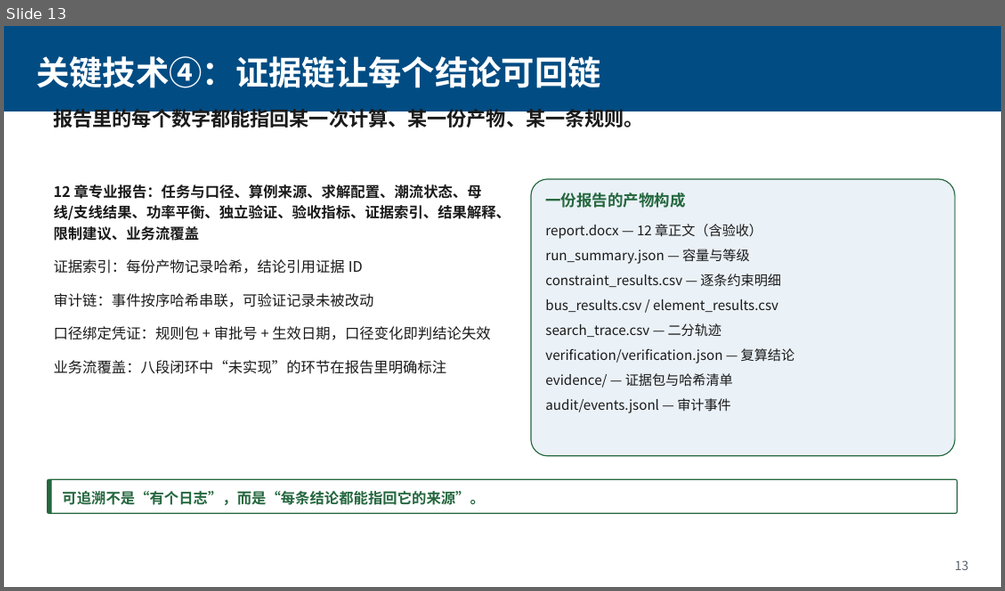
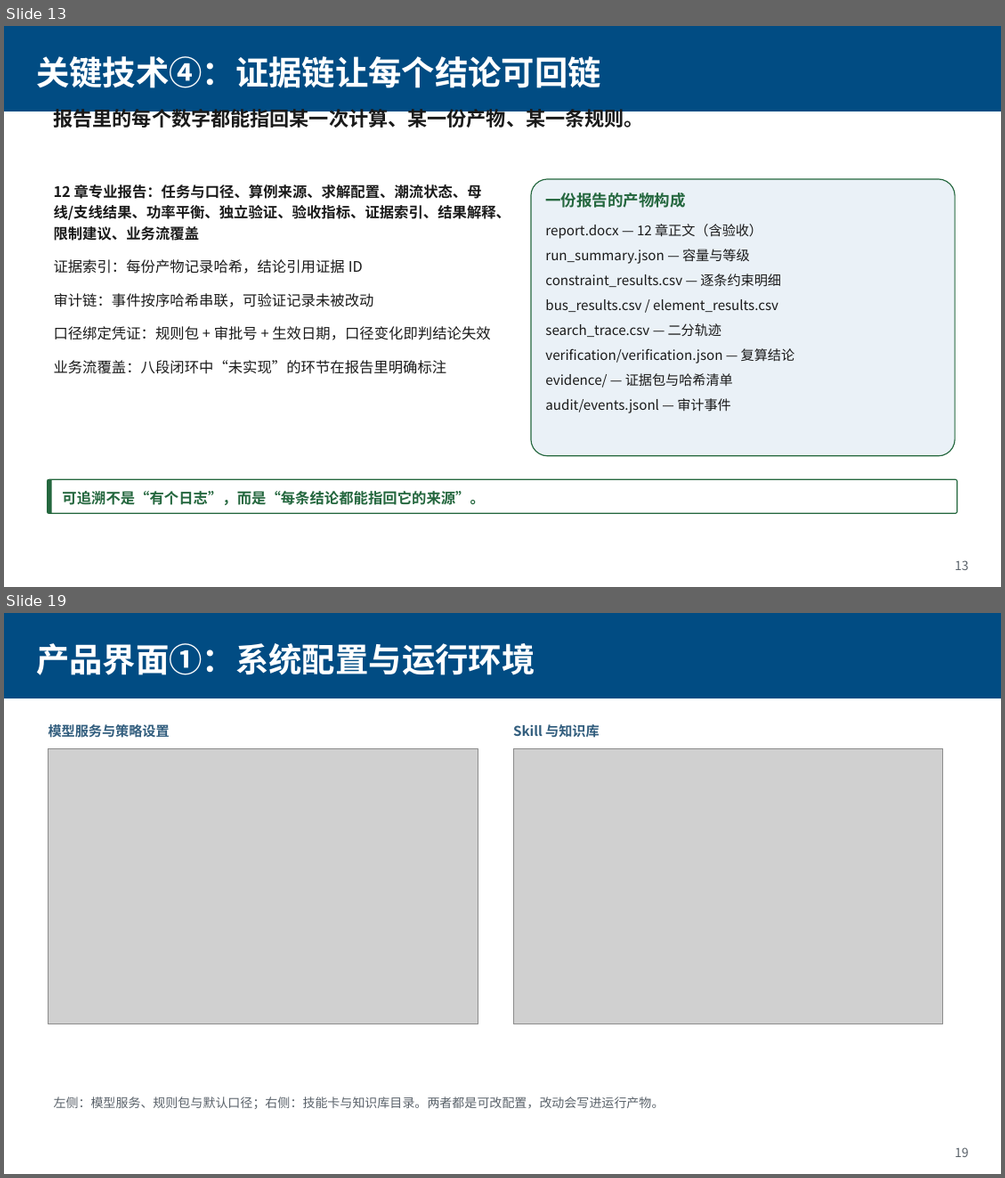
Before and after one commit to Coba1t-4U/hc-capacity-agent, a slide deck: docs/配网承载力智能体.pptx. Shown one above the other, each under a label of ours: slide 13 before the commit, slides 13 and 19 after it; the slides between them are not shown. The pictures are 1005x591 and 1005x1178 pixels, drawn with LibreOffice and Linux fonts; fonts in the diff are those of the drawing; grey boxes stand for pictures. Boxes give left, top, right and bottom in pixels: in the first picture for what was removed or moved away, otherwise in the second. Text is boxed around its words. In the diff, an @@ line names an element or a change of style, - is before the commit and + after.

Commit message:
PPT 补齐至31页并与模板逐页对应：新增分析场景、大模型基座、专业技能与契约、异常工况、知识库、验证、系统配置界面（真实截图）

```diff
--- a/docs/配网承载力智能体.pptx
+++ b/docs/配网承载力智能体.pptx
@@ slide 19 added at bbox=[4, 613, 1001, 1174], background #FFFFFF @@
@@ rectangle added at bbox=[4, 613, 1001, 698], fill #014C83 @@
@@ text added at bbox=[36, 643, 535, 675], 32 pt, text #FFFFFF, bold @@
+产品界面①：系统配置与运行环境
@@ text added at bbox=[48, 724, 170, 737], 13 pt, text #315D7D, bold @@
+模型服务与策略设置
@@ text added at bbox=[513, 724, 599, 738], 13 pt, text #315D7D, bold @@
+Skill 与知识库
@@ picture added at bbox=[48, 748, 478, 1024] @@
@@ picture added at bbox=[513, 748, 943, 1024] @@
@@ text added at bbox=[54, 1096, 664, 1109], 12 pt, text #5A626A @@
+左侧：模型服务、规则包与默认口径；右侧：技能卡与知识库目录。两者都是可改配置，改动会写进运行产物。
@@ text added at bbox=[955, 1147, 969, 1157], 12 pt, text #5A626A @@
+19
```
Also in this commit, not shown: 12 slides changed, 5 other slides added, 4 other files.
